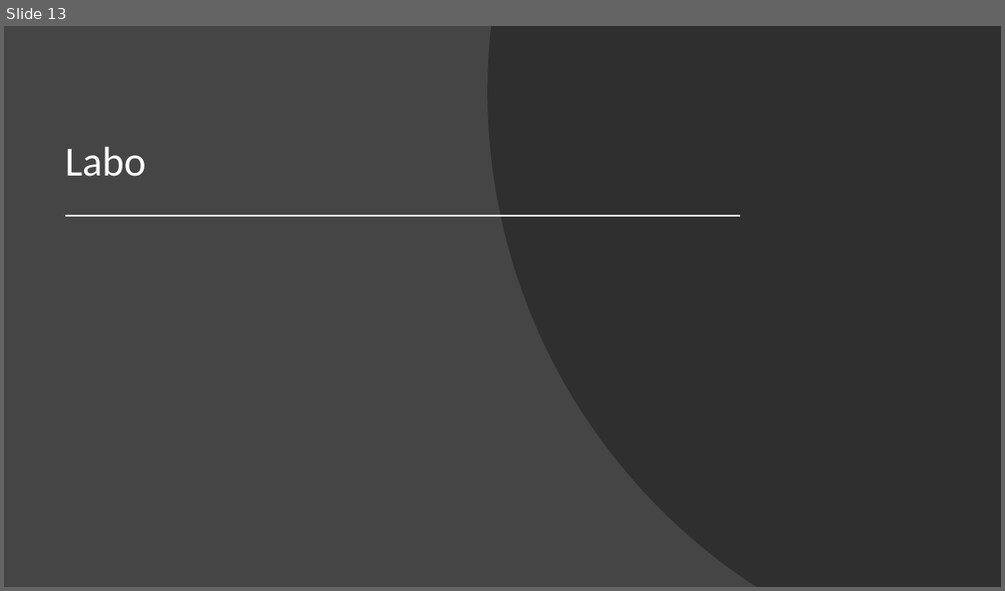
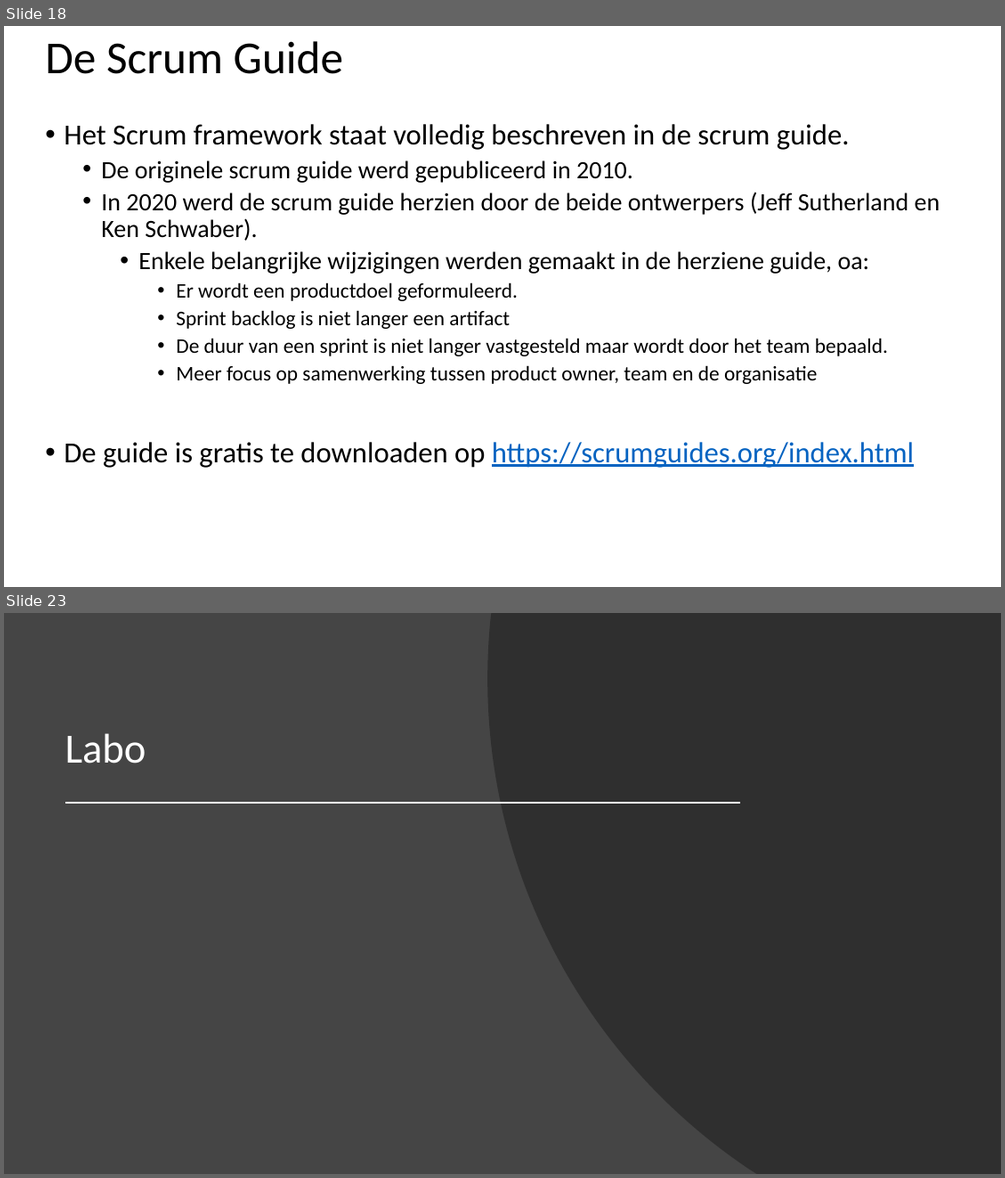
Before and after one commit to Fleximinded/BasicCSharp, a slide deck: Powerpoints/Projectmanagement.pptx. Shown one above the other, each under a label of ours: slide 13 before the commit, slides 18 and 23 after it; the slides between them are not shown. The pictures are 1005x591 and 1005x1178 pixels, drawn with LibreOffice and Linux fonts; fonts in the diff are those of the drawing. Boxes give left, top, right and bottom in pixels: in the first picture for what was removed or moved away, otherwise in the second. Text is boxed around its words. In the diff, an @@ line names an element or a change of style, - is before the commit and + after.

```diff
--- a/Powerpoints/Projectmanagement.pptx
+++ b/Powerpoints/Projectmanagement.pptx
@@ slide 18 added at bbox=[4, 26, 1001, 587], background #FFFFFF @@
@@ title added at bbox=[45, 41, 343, 74], 44 pt, text #000000 @@
+De Scrum Guide
@@ text added at bbox=[64, 124, 940, 467], 20 pt, text #000000 @@
+• Het Scrum framework staat volledig beschreven in de scrum guide.
+  • De originele scrum guide werd gepubliceerd in 2010.
+  • In 2020 werd de scrum guide herzien door de beide ontwerpers (Jeff Sutherland en Ken Schwaber).
+    • Enkele belangrijke wijzigingen werden gemaakt in de herziene guide, oa:
+      • Er wordt een productdoel geformuleerd.
+      • Sprint backlog is niet langer een artifact
+      • De duur van een sprint is niet langer vastgesteld maar wordt door het team bepaald.
+      • Meer focus op samenwerking tussen product owner, team en de organisatie
+• De guide is gratis te downloaden op https://scrumguides.org/index.html
@@ what was slide 13 is now slide 23 @@
```
Also in this commit, not shown: 11 other slides added, 2 slides removed, 10 other files.
